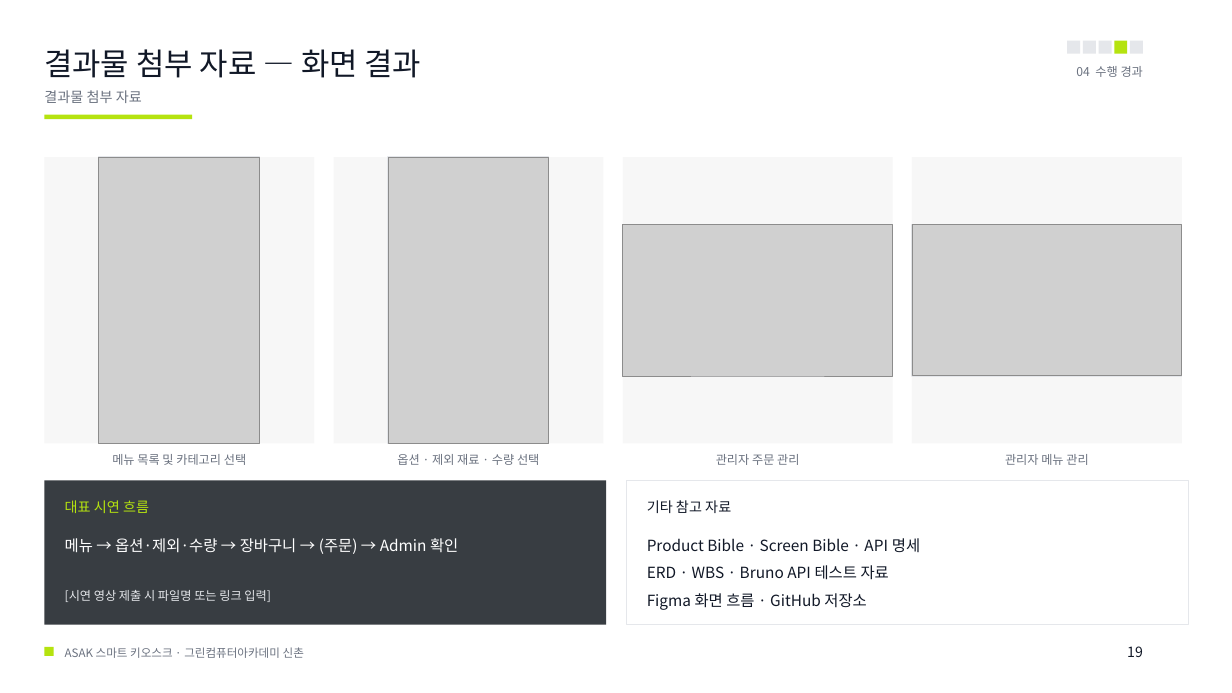
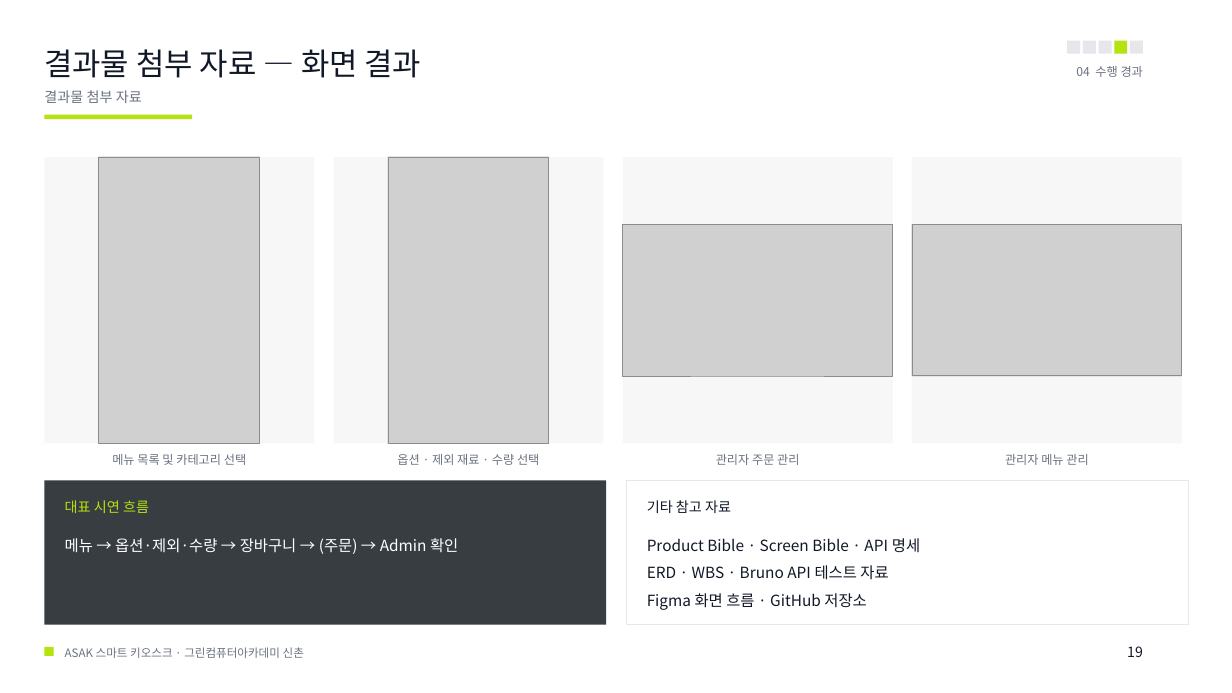
Before and after one commit to hagenie128/ASAK, a slide deck: slide 19 of docs/00_presentation/00_ppt/ASAK_샐러드_스마트키오스크_수정3_20260811.pptx. Drawn at 1232x693 pixels with LibreOffice and Linux fonts; fonts in the diff are those of the drawing; grey boxes stand for pictures. Boxes give left, top, right and bottom in pixels: in the first picture for what was removed or moved away, otherwise in the second. Text is boxed around its words. In the diff, an @@ line names an element or a change of style, - is before the commit and + after.

```diff
--- a/docs/00_presentation/00_ppt/ASAK_샐러드_스마트키오스크_수정3_20260811.pptx
+++ b/docs/00_presentation/00_ppt/ASAK_샐러드_스마트키오스크_수정3_20260811.pptx
@@ text removed at <box>65,590,271,602</box> @@
-[시연 영상 제출 시 파일명 또는 링크 입력]
```
Also in this commit, not shown: 5 other slides changed, 2 other files.
